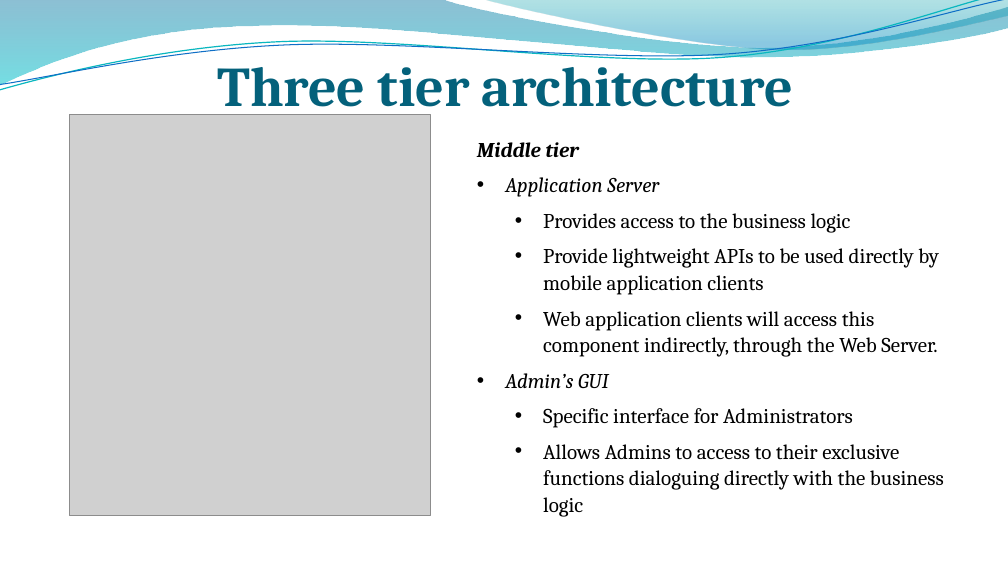
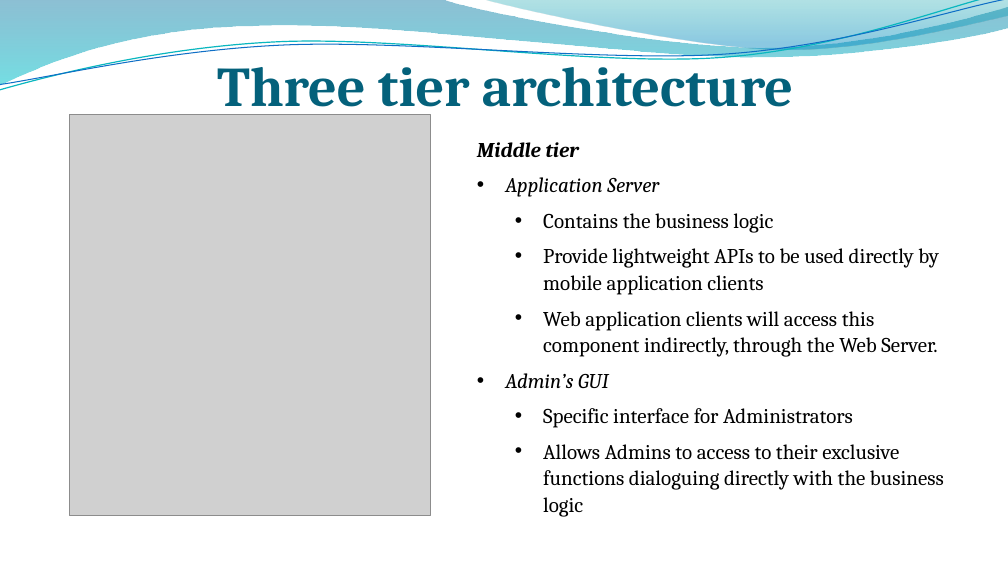
Before and after one commit to MarcoRomani/myTaxyService-SE2-PozziRomani, a slide deck: slide 5 of OtherStuff/DD final presentation 16_9 v2.pptx. Drawn at 1008x567 pixels with LibreOffice and Linux fonts; fonts in the diff are those of the drawing; grey boxes stand for pictures; background and template pictures are left out. Boxes give left, top, right and bottom in pixels: in the first picture for what was removed or moved away, otherwise in the second. Text is boxed around its words. In the diff, an @@ line names an element or a change of style, - is before the commit and + after.

```diff
--- a/OtherStuff/DD final presentation 16_9 v2.pptx
+++ b/OtherStuff/DD final presentation 16_9 v2.pptx
@@ text at [543, 213, 773, 233]: text changed @@
-  • Provides access to the business logic
+  • Contains the business logic
```
Also in this commit, not shown: 1 other slide changed.
